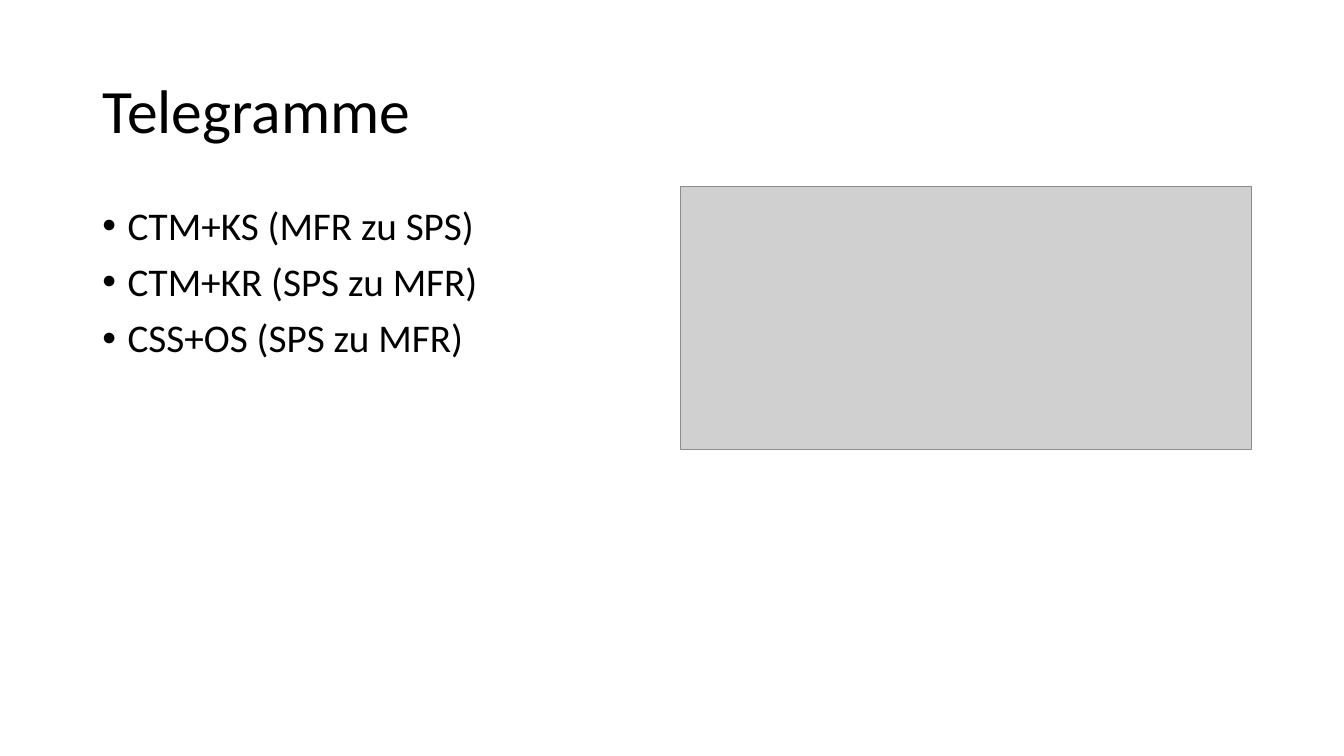
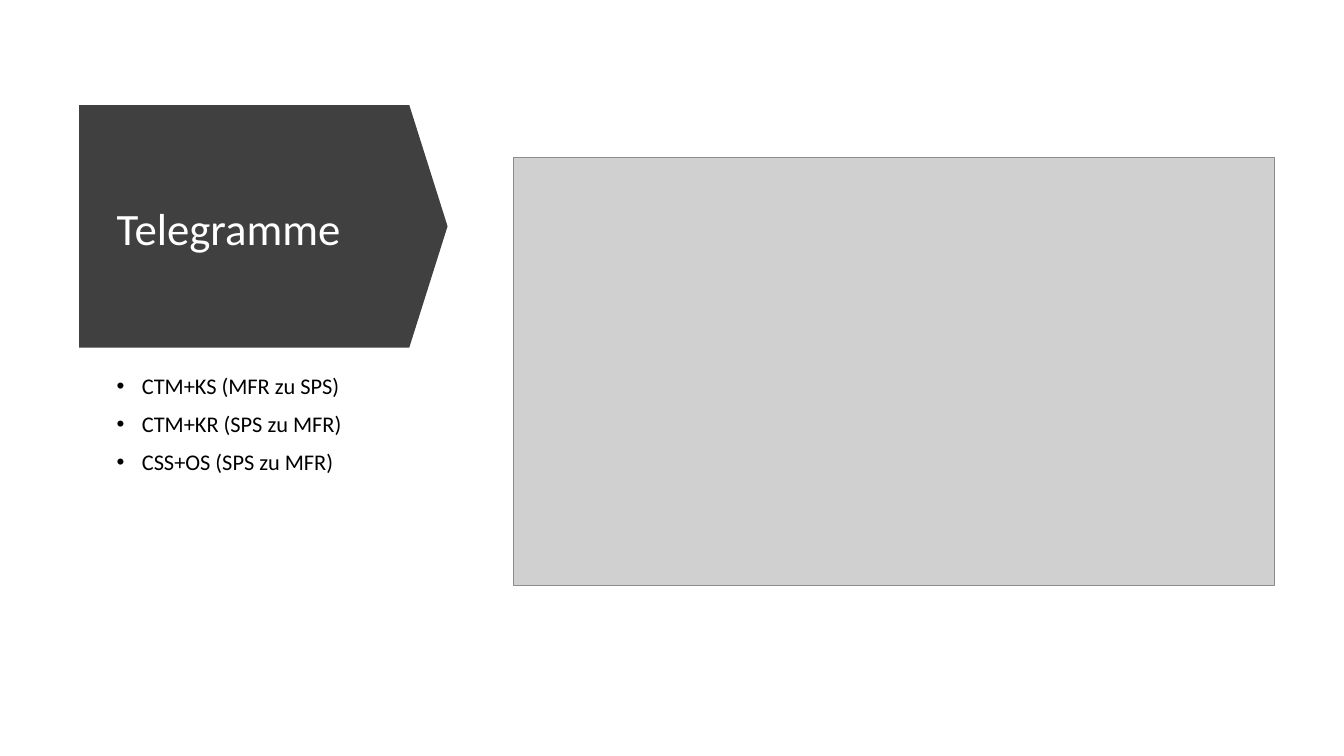
Before and after one commit to AkazeX/Schule, a slide deck: slide 9 of IPA.pptx. Drawn at 1344x756 pixels with LibreOffice and Linux fonts; fonts in the diff are those of the drawing; grey boxes stand for pictures. Boxes give left, top, right and bottom in pixels: in the first picture for what was removed or moved away, otherwise in the second. Text is boxed around its words. In the diff, an @@ line names an element or a change of style, - is before the commit and + after.

```diff
--- a/IPA.pptx
+++ b/IPA.pptx
@@ down arrow added at box(79, 105, 448, 348), fill #404040 @@
@@ title "Telegramme": place and size @@
-title "Telegramme" at box(102, 90, 410, 144)
+title "Telegramme" at box(117, 214, 341, 253)
@@ title "Telegramme" at box(117, 214, 341, 253): size 44 to 32 pt, text colour #000000 to #FFFFFF @@
@@ picture added at box(514, 157, 1275, 586) @@
@@ picture removed at box(681, 187, 1252, 450) @@
@@ text "CTM+KS (MFR zu SPS)": place and size @@
-text "CTM+KS (MFR zu SPS)" at box(128, 211, 478, 358)
+text "CTM+KS (MFR zu SPS)" at box(142, 378, 341, 473)
@@ text "CTM+KS (MFR zu SPS)" at box(142, 378, 341, 473): size 28 to 16 pt @@
```
Also in this commit, not shown: 18 other slides changed, 2 slides added, 1 slide removed, 1 other file.
